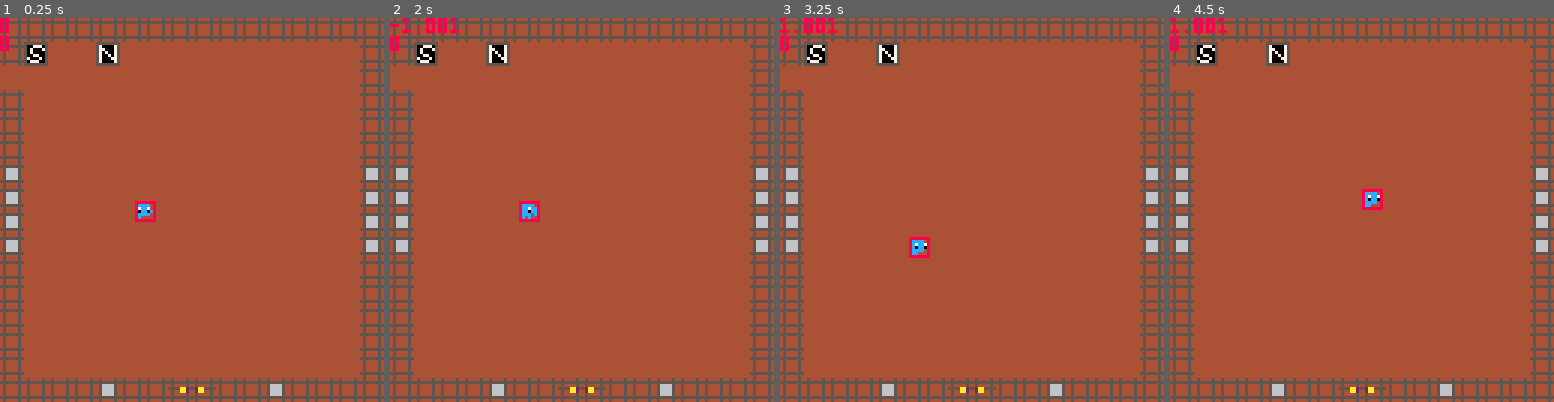
Above: before the commit, frames 1-4 (left to right).
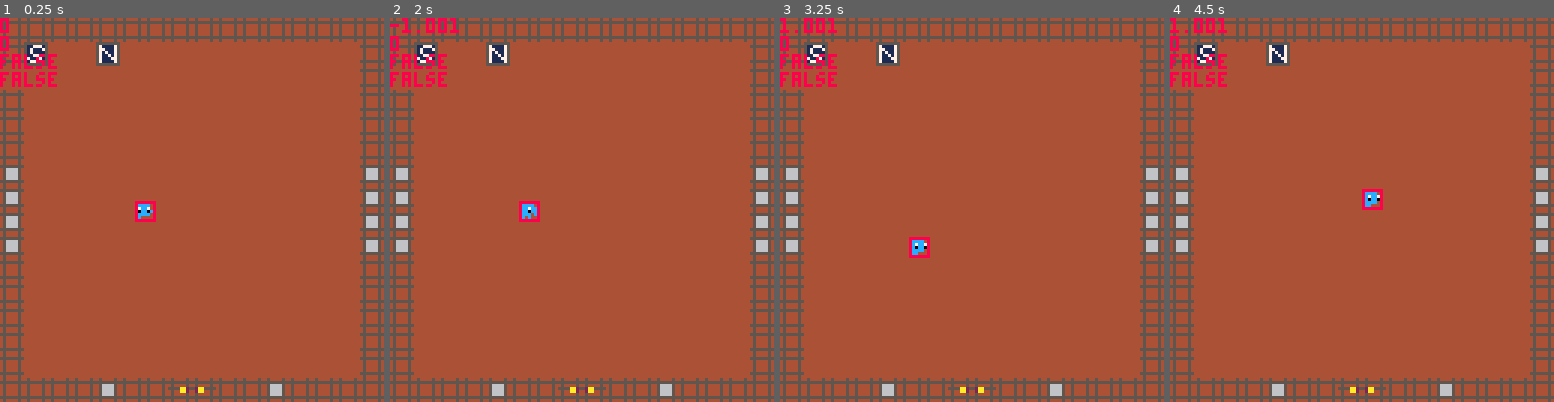
Above: after the commit, the same moments.

Repository: s-france/pico8GameS
Game: PICO-8 cartridge squid.p8
The game is run twice, just before and just after one commit, with the same random seed, the same clock (stepped at 60 frames per second) and the same inputs.
Inputs:
- Up to frame 1 (0.25 s): no input
- Up to frame 2 (2 s): tap O (Z key) at 0.33, 0.7, 1.43 s; tap X (X key) at 1.07 s; hold Left from 1.97 s (still down)
- Up to frame 3 (3.25 s): tap X (X key) every 0.33 s from 2.07 to 3.07 s; tap O (Z key) at 2.22, 3.1 s; release Left at 2.37 s; hold Down 2.42-2.82 s; hold Right from 2.87 s (still down)
- Up to frame 4 (4.5 s): tap X (X key) every 0.33 s from 3.4 to 4.4 s; release Right at 3.53 s; hold Up 3.58-4.08 s; tap O (Z key) at 3.98 s; hold Right from 4.13 s (still down)

The runs differ from the first frame. In frame 1, 0.8% of the frame differs, in the area x 0-30%, y 7-18%; in frame 2, 0.8%; in frame 3, 0.8%; in frame 4, 0.8%.

Commit message:
Update squid.p8

Diff:
--- a/squid.p8
+++ b/squid.p8
@@ -22,6 +22,7 @@
 
 	make_player()
 
+	testenmy = make_enemy1(60,108, 50, player)
 	//testenmy = make_enemy1(60,96, 50, player)
 	//makenpc()
 
@@ -55,7 +56,7 @@
 	["pallete"] = {1,2,3,4,5,6,7,8,9,10,132,12,13,14,15,0},
 	["curmusic"] =11,
 	["prevmusic"] = 0,
-	["background"] = 0
+	["background"] = 1
 	}
 
 	menuitem(1,"inventory", openinv)
@@ -74,8 +75,6 @@
 	foreach(objectpool,update_object)
 	foreach(hitboxes, update_hitbox)
 
-	//foreach(coroutines, update_coroutine)
-
 	if (xest(player.x/8) == 1 and xest(player.y/8) == 1 and level_slots["loaded"] == "overworld") then
 	 load_level("testing")
 	end
@@ -90,6 +89,7 @@
 
 
 function type_update(obj)
+	obj.diag = false
 	--type-specific update
 	if(obj.update != nil) then
 		obj.update(obj)
@@ -155,7 +155,9 @@
 
 	end
 	--]]
-
+	if (obj.dx*obj.dy != 0) then
+		obj.diag = true
+	end
 	---[[
 	//new new new
 	--prevent solid objects from entering walls
@@ -200,6 +202,15 @@
 
 	end
 
+	if (obj.diag == true and obj.dx*obj.dy != 0 and obj.prevdiag == false) then
+	 if  (abs(obj.dx) > 0.5 or abs(obj.dy) > 0.5) then
+	  obj.dx *= .75
+	  obj.dy *= .75
+	  obj.x = flr(obj.x)+0.5
+	  obj.y = flr(obj.y)+0.5
+	 end
+	 obj.diag = false
+	end
 
 	--movement
 	obj.x += obj.dx
@@ -217,6 +228,7 @@
 	obj.mapposx, obj.mapposy = map_pos(obj.x,obj.y)
 	obj.mapcellx, obj.mapcelly = map_cell(obj.x+4,obj.y+4)
 
+	obj.prev_diag = obj.diag
 end
 
 function update_coroutine(cr)
@@ -232,14 +244,14 @@
 	cls(level_slots["background"])
 	bomb_animation()
 	draw_map()
-
 	foreach(objectpool,draw_object)
 	foreach(hitboxes, draw_hitbox)
-
 	pal(make_kv(16,level_slots["pallete"]))
 
 	print(player.dx)
 	print(player.dy)
+	print(player.diag)
+	print(player.prevdiag)
 
 	--[[
 	print(flr(player.x))
@@ -360,13 +372,14 @@
   player.dy+=1.001
 	end
 
+	--[[
 	// diagonal check
 	if (player.dx*player.dy != 0) then
   // roughly normalize movement
   // values. using .75 here for
   // fluidity and smoothness.
-  player.dx*=.75
-  player.dy*=.75
+  //player.dx*=.75
+  //player.dy*=.75
   // set diag to true
   player.diag = true
 	end
@@ -387,6 +400,7 @@
 	// the next frame
  player.prev_face = player.face
 	// end!
+	--]]
 end
 
 // update player
@@ -956,9 +970,9 @@
 function openslot(b)
 	clearmenu()
 		menuitem(1, "exit slot "..player.slotflag, openinv )
-		displayitemtwo(1,player.working_inventory)
-		displayitemtwo(2,player.working_inventory)
-		displayitemtwo(3,player.working_inventory)
+		for i = 1,3,1 do
+		displayitemtwo(i,player.working_inventory)
+		end
 		menuitem(5, "next page ->", nextslotpage)
 	return true
 end
@@ -1383,6 +1397,9 @@
 	obj.dx = dx
 	obj.dy = dy
 
+	obj.diag = false
+	obj.prevdiag = false
+
 	obj.mapposx, obj.mapposy = map_pos(x,y)
 	obj.mapcellx, obj.mapcelly = map_cell(x,y)
 
@@ -1502,13 +1519,6 @@
 		arrow.flipx = true
 	end
 
-	if (arrow.sprite == 40) then
-	 arrow.x = flr(arrow.x)+0.5
-  arrow.y = flr(arrow.y)+0.5
-	 arrow.dx*=.75
-	 arrow.dy*=.75
-	end
-
 	arrow.hb = add_hitbox(1,4,4,3,3,-1, true, 80, 2*global_faces[player.face][1],2*global_faces[player.face][2],4,  arrow_oncollision, arrow_onmapcollision, arrow)
 
 end
@@ -1567,7 +1577,7 @@
  cost_so_far = {}
  cost_so_far[vectoidx(start)] = 0
 
- while (#frontier > 0 and #frontier < 1000) do
+ while (#frontier > 0 and #frontier < 20) do
  	//current x,y point
  	local current = frontier[#frontier][1]
  	del(frontier,frontier[#frontier])
